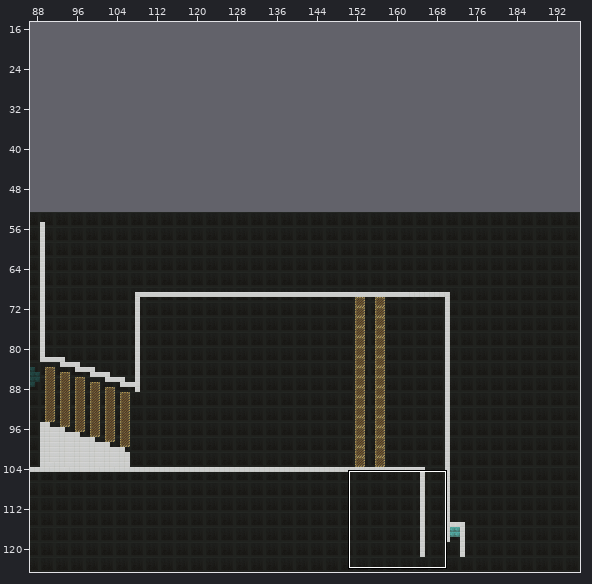
One commit to this Tiled map: Assets/Resources/Levels/level6.tmx. The first picture is a wide view before the edit; the outline marks the close-up.
Close-up. Before the commit:
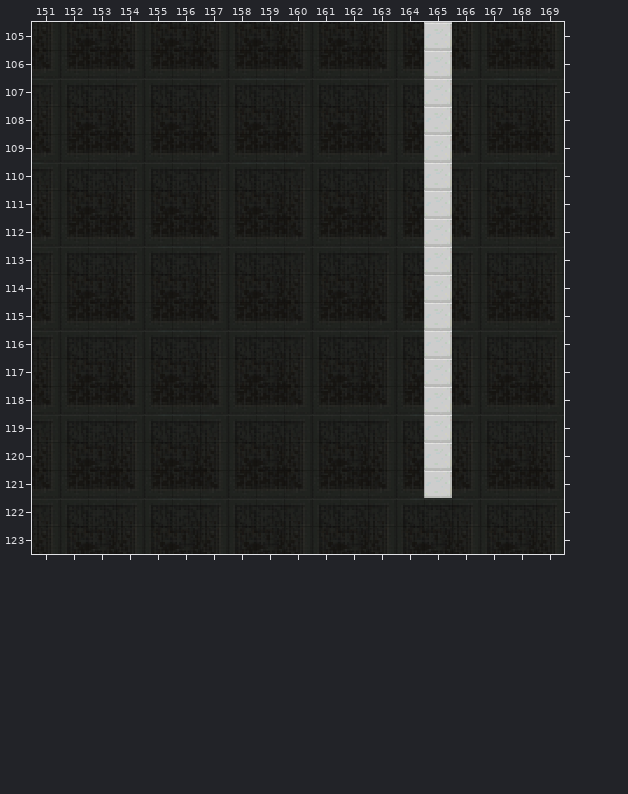
Cells are 32x32 px. Shown: x 151..169, y 105..123. The commit also changed other parts of the map, which this record leaves out.
After:
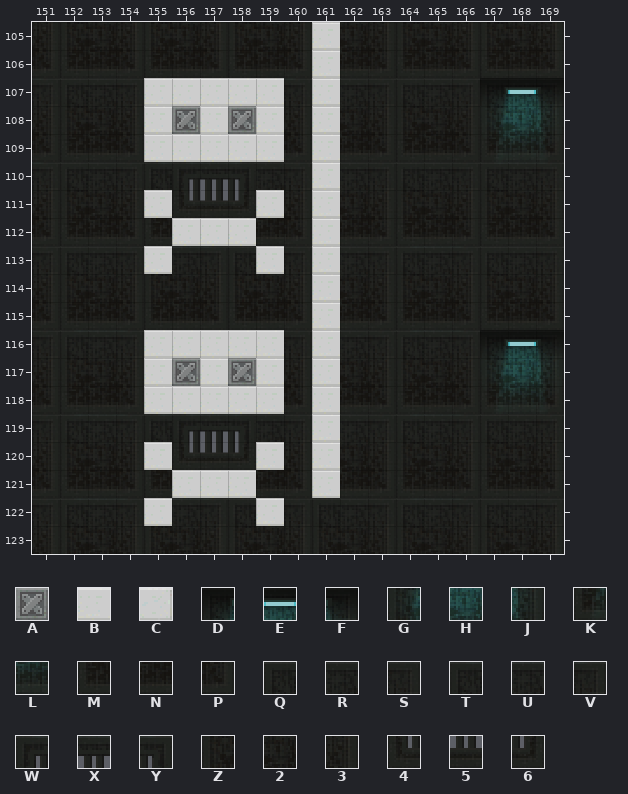
Key: from "scifi": A 178, B 211, C 214, D 560, E 561, F 562, G 595, H 596, J 597, K 630, L 631, M 633, N 634, P 635, Q 665, R 666, S 667, T 668, U 669, V 670, W 674, X 675, Y 676, Z 700, 2 701, 3 702, 4 744, 5 745, 6 746.
_ is an empty cell.
What changed:
Layer "Background":
The edit turns tile 2 into tile 4 in row 111 at x 156; in row 120 at x 156.
The edit turns tile 3 into tile 5 in row 111 at x 157; in row 120 at x 157.
The edit turns tile Z into tile 6 in row 111 at x 158; in row 120 at x 158.
The edit turns tile 2 into tile A in row 108 at x 156; in row 117 at x 156.
The edit turns tile Z into tile A in row 108 at x 158; in row 117 at x 158.
The edit turns tile 2 into tile B in row 108 at x 159; in row 111 at x 159; in row 117 at x 159; in row 120 at x 159.
The edit turns tile 3 into tile B in row 108 at x 157; in row 117 at x 157.
The edit turns tile M into tile B in row 109 at x 155 and 158; in row 112 at x 158; in row 118 at x 155 and 158; in row 121 at x 158.
The edit turns tile N into tile B in row 109 at x 156 and 159; in row 112 at x 156; in row 118 at x 156 and 159; in row 121 at x 156.
The edit turns tile P into tile B in row 109 at x 157; in row 112 at x 157; in row 118 at x 157; in row 121 at x 157.
The edit turns tile Q into tile B in row 107 at x 155; in row 116 at x 158.
The edit turns tile R into tile B in row 107 at x 156; in row 113 at x 159; in row 116 at x 159; in row 122 at x 159.
The edit turns tile S into tile B in row 107 at x 157.
The edit turns tile T into tile B in row 107 at x 158; in row 113 at x 155; in row 116 at x 155; in row 122 at x 155.
The edit turns tile U into tile B in row 107 at x 159; in row 116 at x 156.
The edit turns tile V into tile B in row 116 at x 157.
The edit turns tile Z into tile B in row 108 at x 155; in row 111 at x 155; in row 117 at x 155; in row 120 at x 155.
The edit turns tile Q into tile D in row 116 at x 167.
The edit turns tile T into tile D in row 107 at x 167.
The edit turns tile R into tile E in row 116 at x 168.
The edit turns tile U into tile E in row 107 at x 168.
The edit turns tile S into tile F in row 116 at x 169.
The edit turns tile V into tile F in row 107 at x 169.
The edit turns tile Z into tile G in row 108 at x 167; in row 117 at x 167.
The edit turns tile 2 into tile H in row 108 at x 168; in row 117 at x 168.
The edit turns tile 3 into tile J in row 108 at x 169; in row 117 at x 169.
The edit turns tile M into tile K in row 109 at x 167; in row 118 at x 167.
The edit turns tile N into tile L in row 109 at x 168; in row 118 at x 168.
The edit turns tile R into tile W in row 110 at x 156.
The edit turns tile U into tile W in row 119 at x 156.
The edit turns tile S into tile X in row 110 at x 157.
The edit turns tile V into tile X in row 119 at x 157.
The edit turns tile Q into tile Y in row 119 at x 158.
The edit turns tile T into tile Y in row 110 at x 158.
Layer "World":
There is now tile B in rows 105 to 121 at x 161.
Tile C is removed in rows 105 to 121 at x 165.
Pixel boxes of the changes (left, top, right, bottom) in both close-ups:
added: (312, 22, 340, 498)
removed: (424, 22, 452, 498)
changed: (144, 78, 284, 274)
changed: (480, 78, 564, 159)
changed: (144, 330, 284, 526)
changed: (480, 330, 564, 411)
